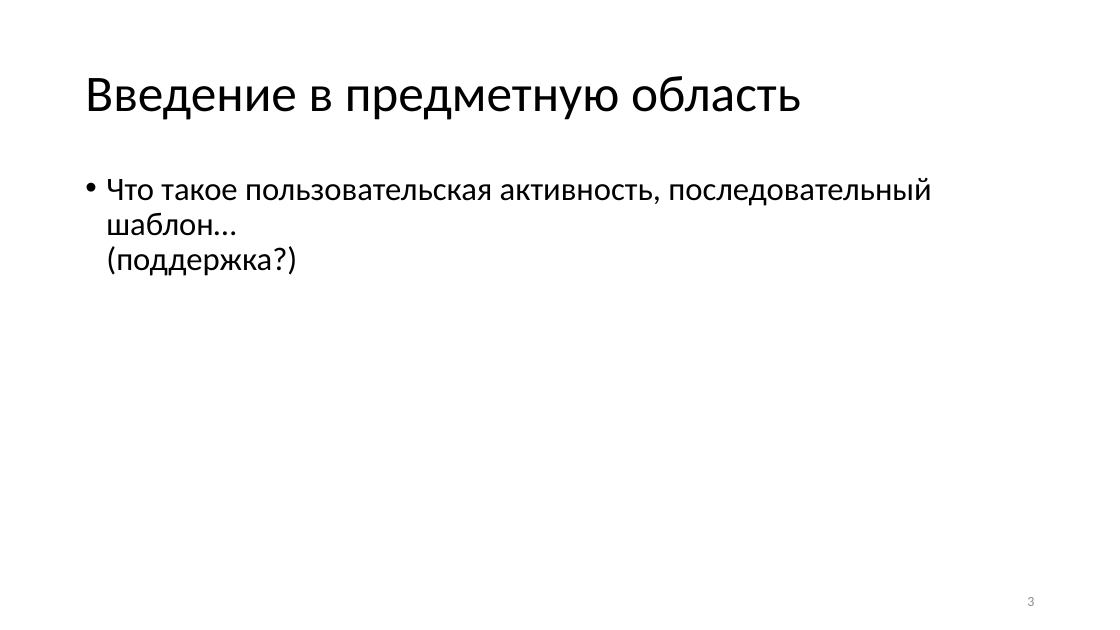
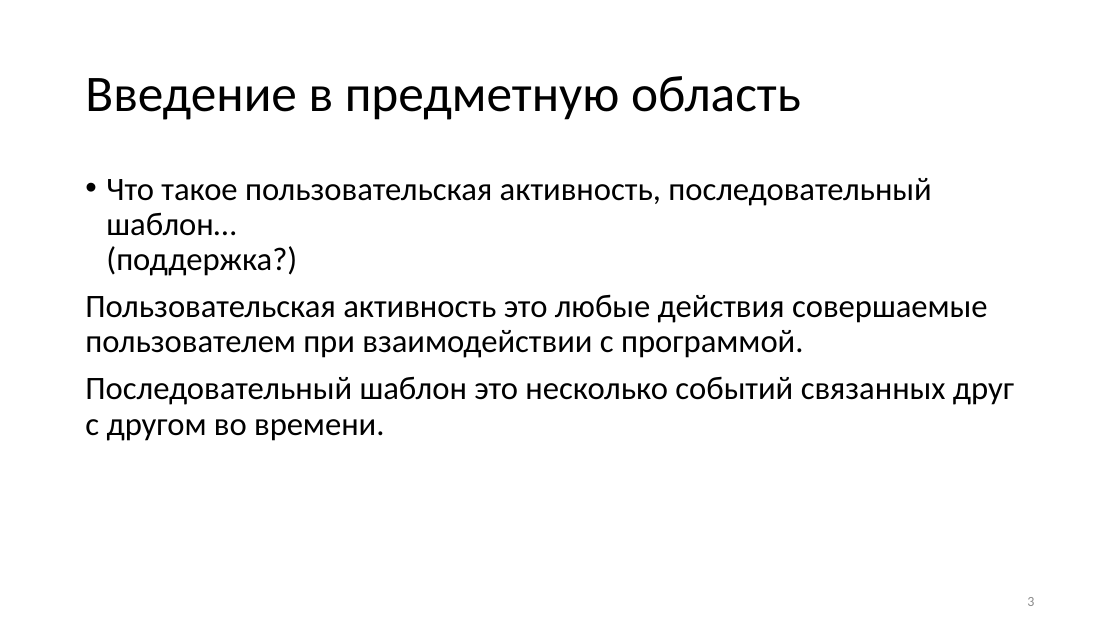
Before and after one commit to Inlucker/7semestr, a slide deck: slide 3 of НИР и ВКР/Презентация/ПронинАС_НИР_презентация.pptx. Drawn at 1120x630 pixels with LibreOffice and Linux fonts; fonts in the diff are those of the drawing. Boxes give left, top, right and bottom in pixels: in the first picture for what was removed or moved away, otherwise in the second. Text is boxed around its words. In the diff, an @@ line names an element or a change of style, - is before the commit and + after.

```diff
--- a/НИР и ВКР/Презентация/ПронинАС_НИР_презентация.pptx
+++ b/НИР и ВКР/Презентация/ПронинАС_НИР_презентация.pptx
@@ text at (85, 294, 1014, 441): paragraphs added @@
+Пользовательская активность это любые действия совершаемые пользователем при взаимодействии с программой.
+Последовательный шаблон это несколько событий связанных друг с другом во времени.
```
Also in this commit, not shown: 3 other slides changed, 1 slide added, 1 slide removed, 3 other files.
